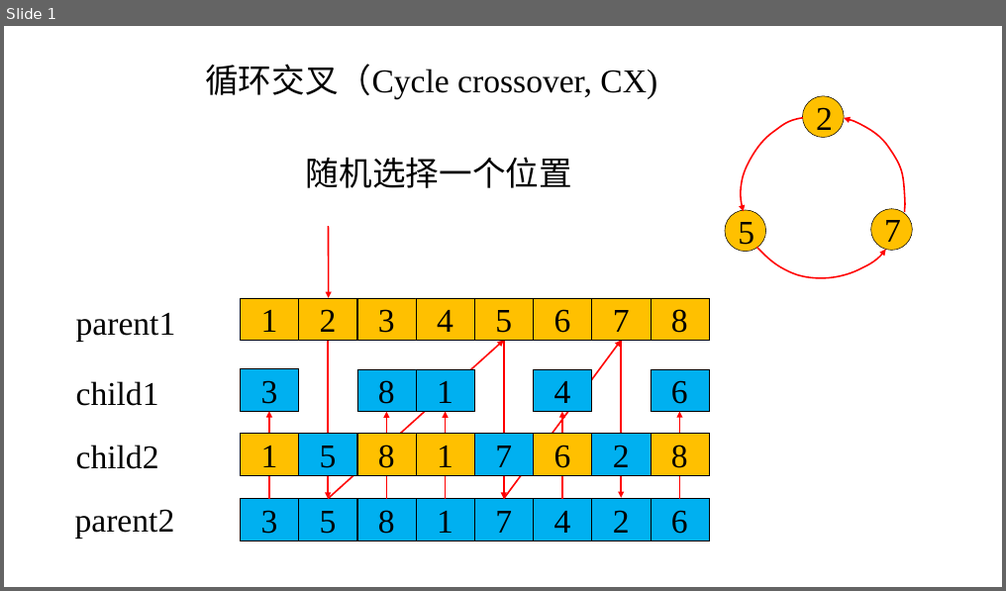
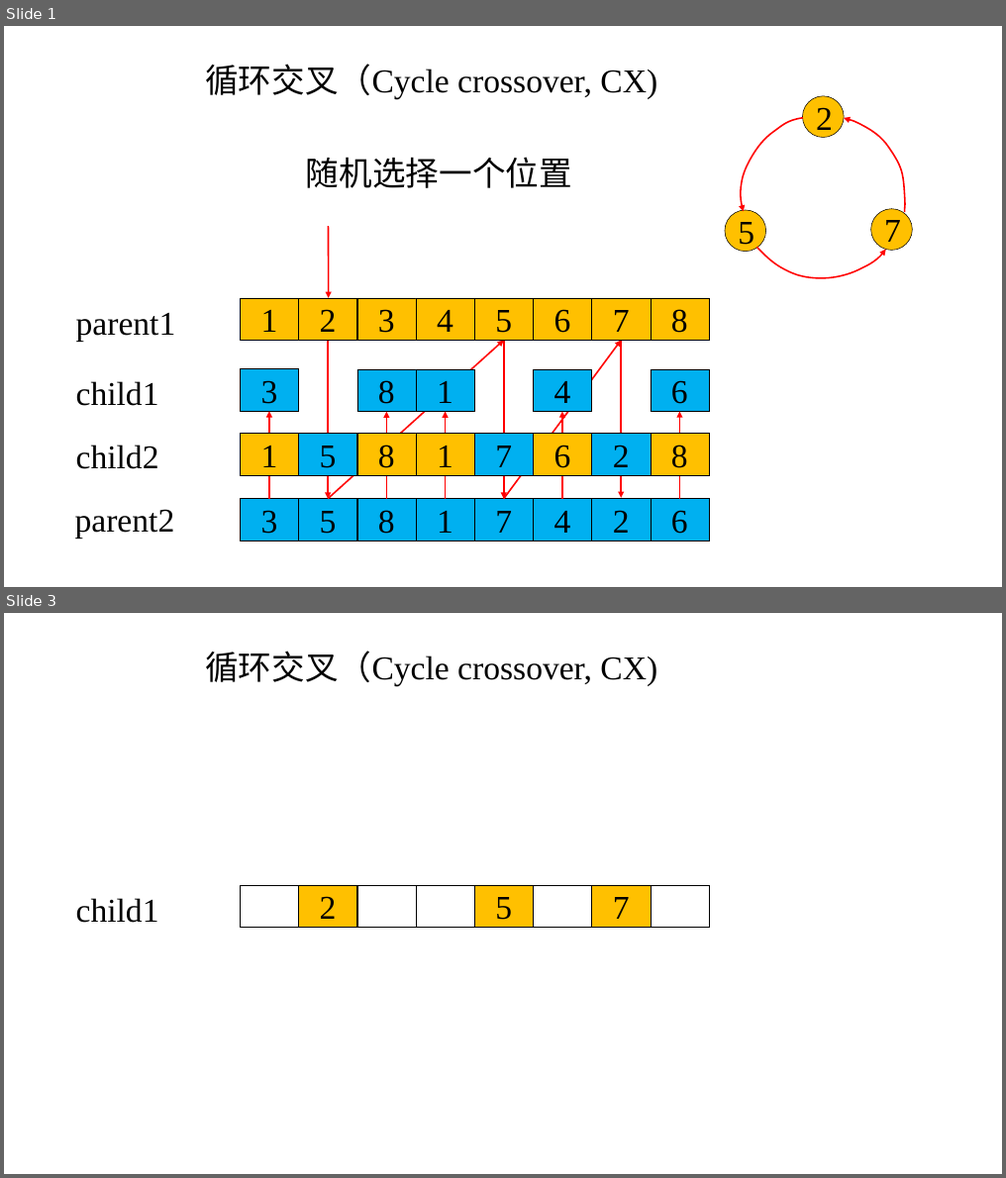
Before and after one commit to hanbaoan123/intelligent_optimization, a slide deck: 进化算法/交叉/循环交叉.pptx. Shown one above the other, each under a label of ours: slide 1 before the commit, slides 1 and 3 after it; the slides between them are not shown. The pictures are 1006x591 and 1006x1178 pixels, drawn with LibreOffice and Linux fonts; fonts in the diff are those of the drawing. Boxes give left, top, right and bottom in pixels: in the first picture for what was removed or moved away, otherwise in the second. Text is boxed around its words. In the diff, an @@ line names an element or a change of style, - is before the commit and + after.

Commit message:
交叉

```diff
--- a/进化算法/交叉/循环交叉.pptx
+++ b/进化算法/交叉/循环交叉.pptx
@@ slide 3 added at box(4, 613, 1002, 1174), background #CCE8CF @@
@@ text added at box(205, 651, 657, 687), 32 pt, text #000000 @@
+循环交叉（Cycle crossover, CX)
@@ text added at box(76, 898, 159, 923), 32 pt, text #000000 @@
+child1
@@ rectangle added at box(240, 885, 298, 928), outline #000000 0.5 pt @@
@@ rectangle added at box(299, 885, 357, 928), fill #FFC000, outline #000000 0.5 pt, 32 pt, text #000000 @@
+2
@@ rectangle added at box(357, 885, 416, 928), outline #000000 0.5 pt @@
@@ rectangle added at box(416, 885, 474, 928), outline #000000 0.5 pt @@
@@ rectangle added at box(475, 885, 534, 928), fill #FFC000, outline #000000 0.5 pt, 32 pt, text #000000 @@
+5
@@ rectangle added at box(534, 885, 592, 928), outline #000000 0.5 pt @@
@@ rectangle added at box(592, 885, 650, 928), fill #FFC000, outline #000000 0.5 pt, 32 pt, text #000000 @@
+7
@@ rectangle added at box(650, 885, 709, 928), outline #000000 0.5 pt @@
```
Also in this commit, not shown: 2 other slides added, 29 other files.
